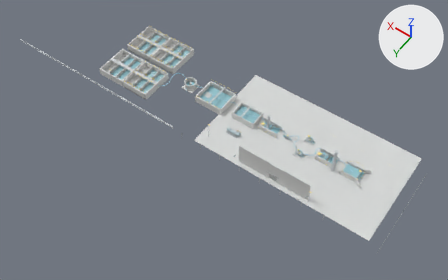
The glTF model examples/m1/assets/wastewater-plant/tiled/coarse/group-root-0/part-001/part-000.glb: old version first, new version second.
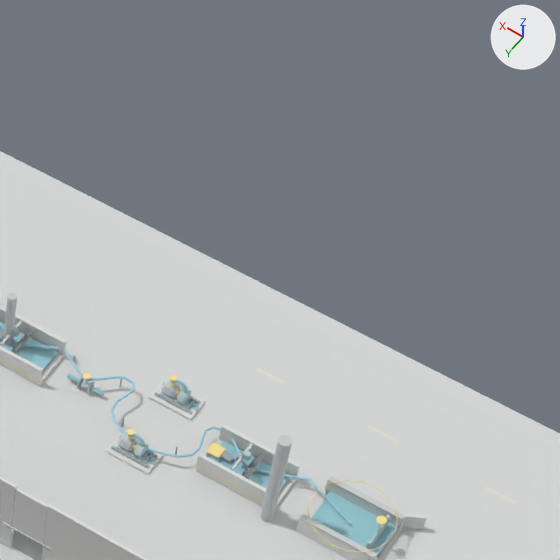
The first picture shows the older version from a 50 mm lens placed at (-34.0, 93.1, 193.6), pointed at (56.8, -33.9, -6.1). The close-ups show the older and then the newer version on the part from 59% to 90% of the width and 15% to 65% of the height of that picture. Only the edits that show in the close-ups are written down. The axes (+X, +Y, +Z) are drawn at upper right. The lights are the same throughout. Vertices at exactly the same position are counted once.

Before the edit, the objects in view are built like this:
```python
me_mesh_10 = bpy.data.meshes.new('Mesh_10')
me_mesh_10.from_pydata(...)  # 570 vertices, 960 faces, 664 loose edges; spans x 1.1..114.2, y -61.2..-28.8, z 0.0..3.4
me_mesh_10.materials.append(mat_equipment_concretedark)  # light grey #cacdcc
me_mesh_15 = bpy.data.meshes.new('Mesh_15')
me_mesh_15.from_pydata(...)  # 42 vertices, 72 faces, 46 loose edges; spans x 12.5..43.5, y -25.1..-24.9, z 0.3..9.8
me_mesh_15.materials.append(mat_site_concretelight)  # light grey #e3e4e2
me_mesh_3 = bpy.data.meshes.new('Mesh_3')
me_mesh_3.from_pydata(...)  # 1480 vertices, 2556 faces, 1306 loose edges; spans x 0.9..75.2, y -50.5..-33.6, z 0.0..3.4
me_mesh_3.materials.append(mat_equipment_steeldark)  # grey #a9b1b3
ob_render_batch_10 = bpy.data.objects.new('render-batch-10', me_mesh_10)
ob_render_batch_10.location = (0.0, 0.0, 0.0)
ob_render_batch_15 = bpy.data.objects.new('render-batch-15', me_mesh_15)
ob_render_batch_15.location = (0.0, 0.0, 0.0)
ob_render_batch_3 = bpy.data.objects.new('render-batch-3', me_mesh_3)
ob_render_batch_3.location = (0.0, 0.0, 0.0)
# also in view: 'render-batch-9' at (70.0, -40.4, 6.0); 'render-batch-5' at (28.8, -42.0, 1.9); 'render-batch-14' at (58.9, -45.0, 1.6); 'render-batch-2' at (58.5, -41.9, 1.5); 'render-batch-13' at (25.0, -45.0, 0.1)
```
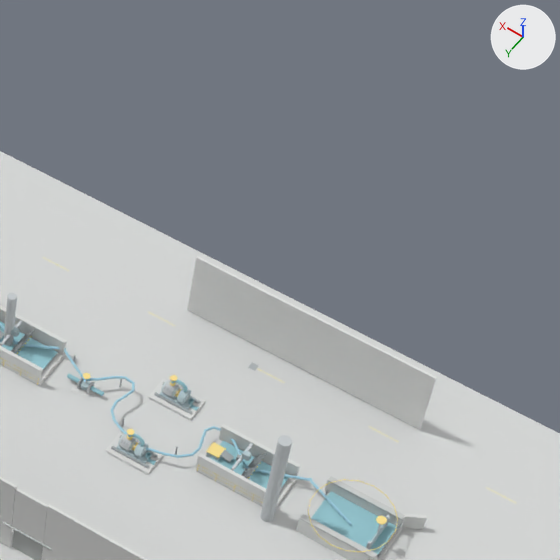
Where the change shows, as pixel boxes [x1, y1, x2, y2] in the close-ups (560 x 560 px):
'render-batch-15', reshaped
    before: [0, 477, 148, 560]
    after: [0, 256, 437, 560]
part 1 of me_mesh_15, added
    after: [187, 256, 437, 430]

What the commit changed:
me_mesh_15 is used by ob_render_batch_15; location (0.0, 0.0, 0.0).
me_mesh_15 had 42 vertices, 72 faces, 46 loose edges and spanned x 12.5..43.5, y -25.1..-24.9, z 0.3..9.8.
me_mesh_15 now has 50 vertices, 84 faces, 58 loose edges and spans x 5.0..43.5, y -59.6..-24.9, z 0.3..9.8.
me_mesh_15 part 1: a new loose piece, a box spanning x 5.03..30.97, y -59.62..-59.38, z 0.31..8.25, in mat_site_concretelight (light grey #e3e4e2).
